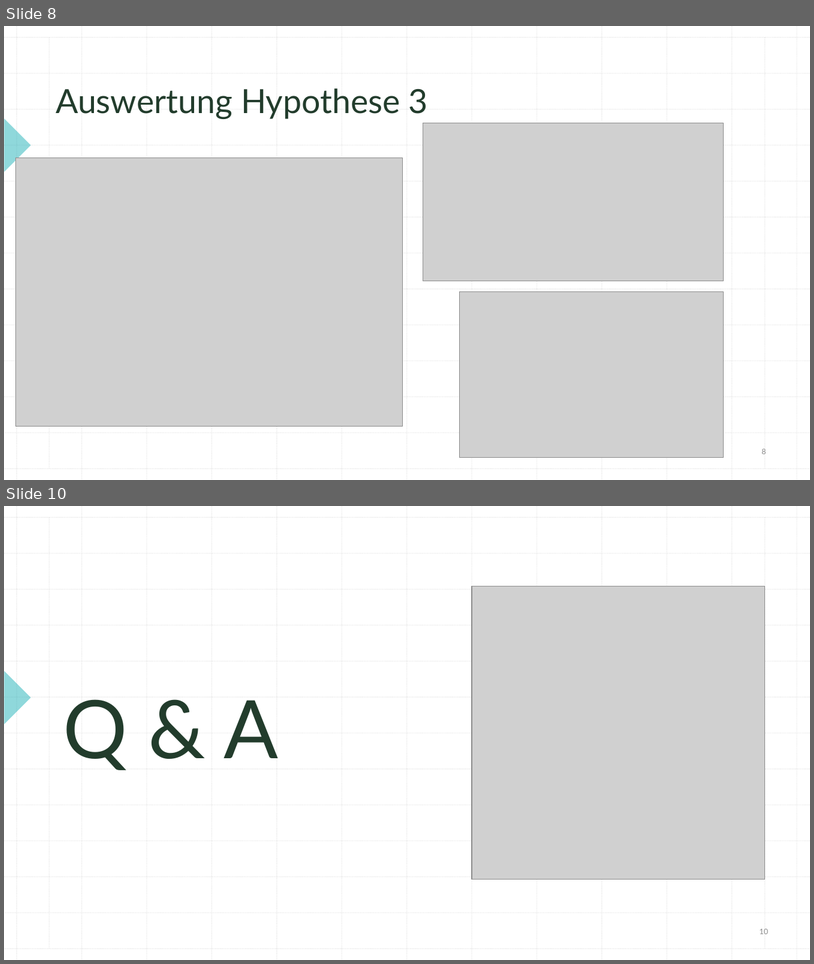
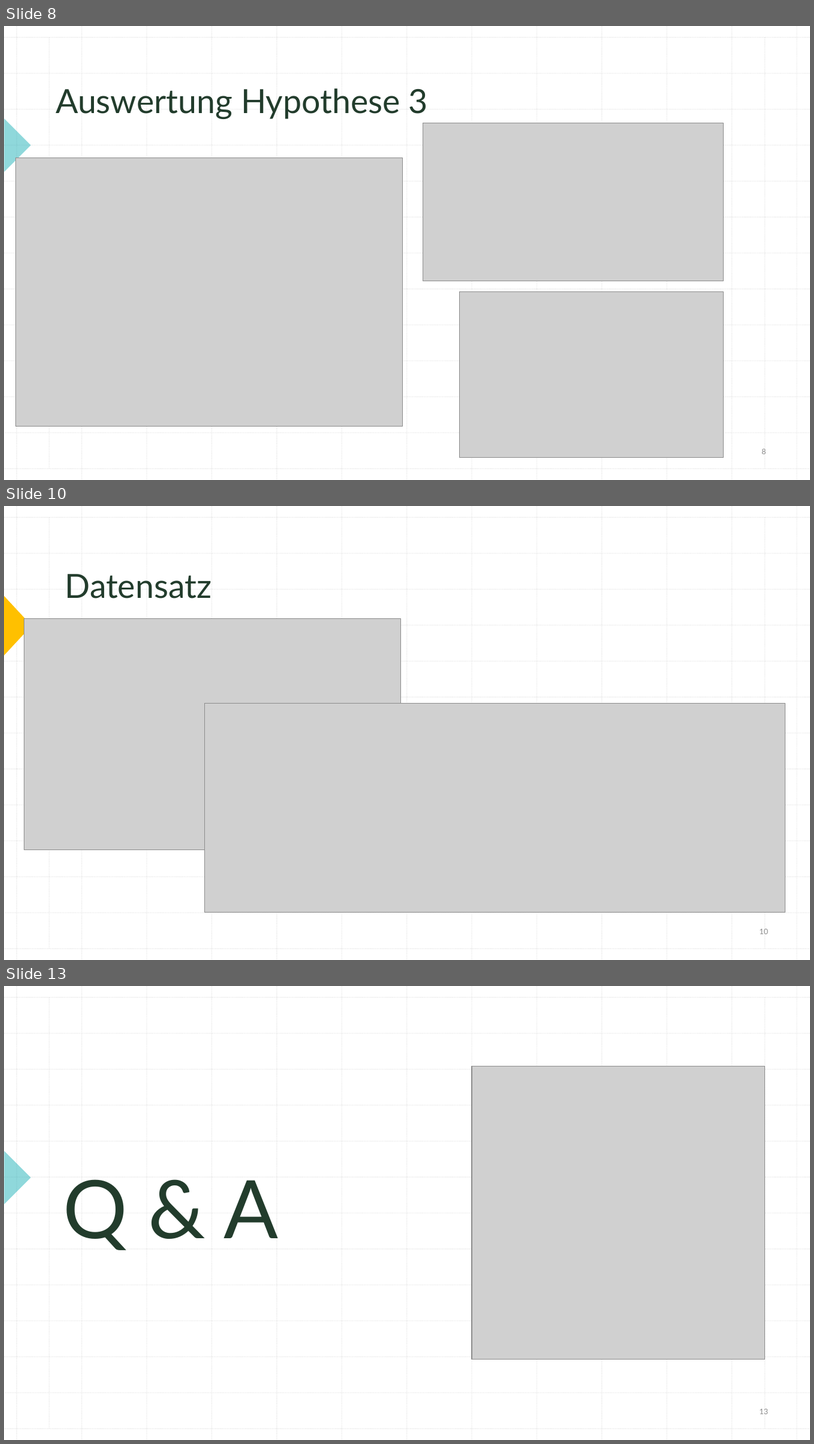
Before and after one commit to 7ben18/Programmieren_in_R, a slide deck: Gruppenarbeit_Praesi/prr_gruppenarbeit.pptx. Shown one above the other, each under a label of ours: slides 8 and 10 before the commit, slides 8, 10 and 13 after it; the slides between them are not shown. The pictures are 814x964 and 814x1444 pixels, drawn with LibreOffice and Linux fonts; fonts in the diff are those of the drawing; grey boxes stand for pictures. Boxes give left, top, right and bottom in pixels: in the first picture for what was removed or moved away, otherwise in the second. Text is boxed around its words. In the diff, an @@ line names an element or a change of style, - is before the commit and + after.

```diff
--- a/Gruppenarbeit_Praesi/prr_gruppenarbeit.pptx
+++ b/Gruppenarbeit_Praesi/prr_gruppenarbeit.pptx
@@ slide 10 added at box(4, 506, 810, 960), background #FFFFFF; not listed: 29 template elements that a slide beside it also shows @@
@@ text added at box(65, 574, 212, 598), 39.6 pt, text #223C2C @@
+Datensatz
@@ triangle added at box(4, 597, 31, 655), fill #FFC000, outline #FFC000 1 pt @@
@@ picture added at box(24, 619, 401, 850) @@
@@ picture added at box(205, 703, 786, 912) @@
@@ page number added at box(760, 928, 769, 934), 9 pt, text #8C8C8C @@
+10
@@ what was slide 10 is now slide 13 @@
@@ page number at box(760, 1408, 769, 1414): text changed @@
-10
+13
```
Also in this commit, not shown: 1 slide changed, 2 other slides added.
